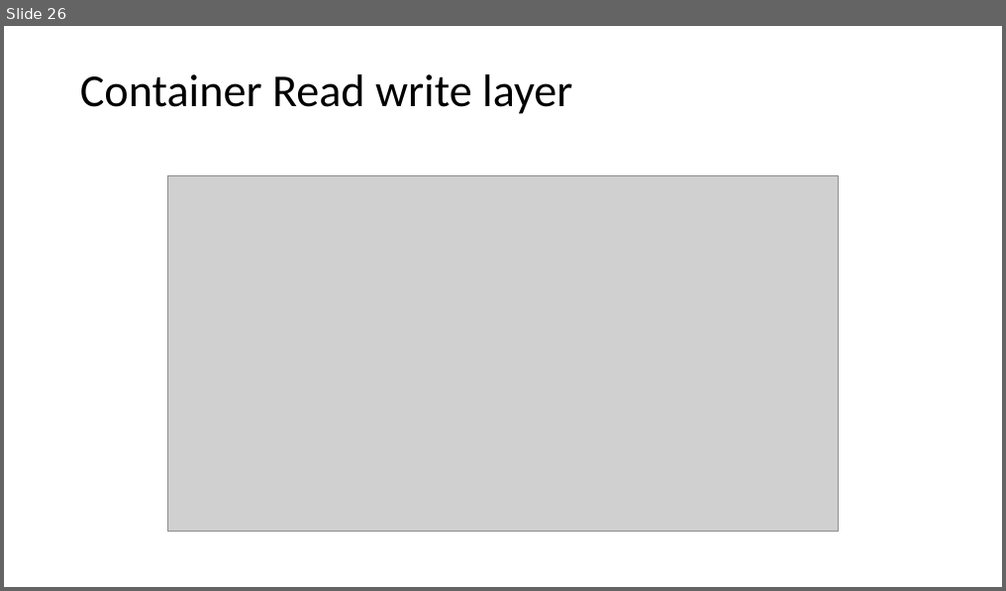
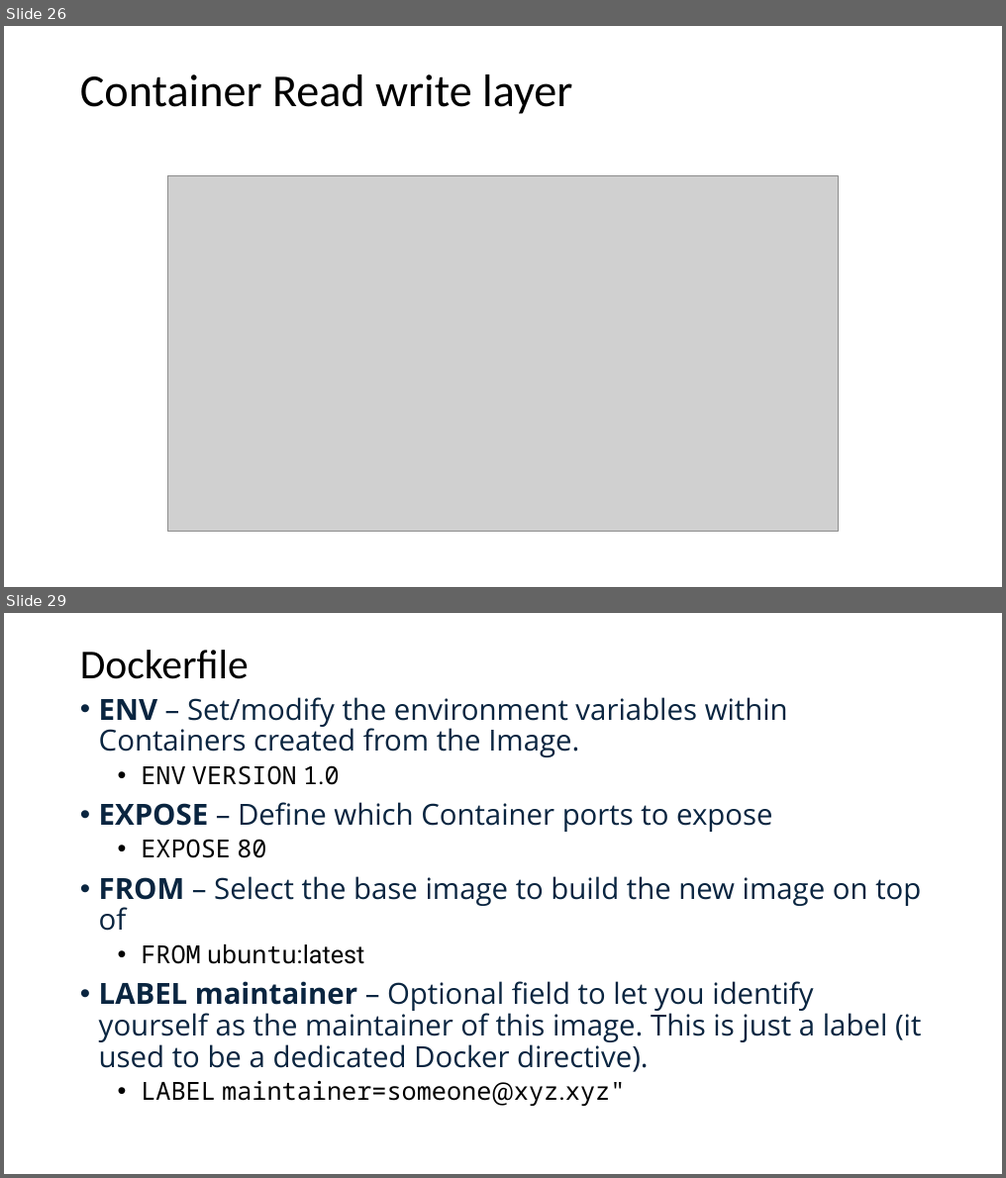
Before and after one commit to ajaigururajr/Docker, a slide deck: dockercommands.pptx. Shown one above the other, each under a label of ours: slide 26 before the commit, slides 26 and 29 after it; the slides between them are not shown. The pictures are 1006x591 and 1006x1178 pixels, drawn with LibreOffice and Linux fonts; fonts in the diff are those of the drawing; grey boxes stand for pictures. Boxes give left, top, right and bottom in pixels: in the first picture for what was removed or moved away, otherwise in the second. Text is boxed around its words. In the diff, an @@ line names an element or a change of style, - is before the commit and + after.

```diff
--- a/dockercommands.pptx
+++ b/dockercommands.pptx
@@ slide 29 added at box(4, 613, 1002, 1174), background #FFFFFF @@
@@ title added at box(80, 650, 249, 679), 39.6 pt, text #000000 @@
+Dockerfile
@@ text added at box(99, 697, 921, 1106), 28 pt, text #0A2540 @@
+• ENV – Set/modify the environment variables within Containers created from the Image.
+  • ENV VERSION 1.0
+• EXPOSE – Define which Container ports to expose
+  • EXPOSE 80
+• FROM – Select the base image to build the new image on top of
+  • FROM ubuntu:latest
+• LABEL maintainer – Optional field to let you identify yourself as the maintainer of this image. This is just a label (it used to be a dedicated Docker directive).
+  • LABEL maintainer=someone@xyz.xyz"
```
Also in this commit, not shown: 6 other slides added, 21 other files.
